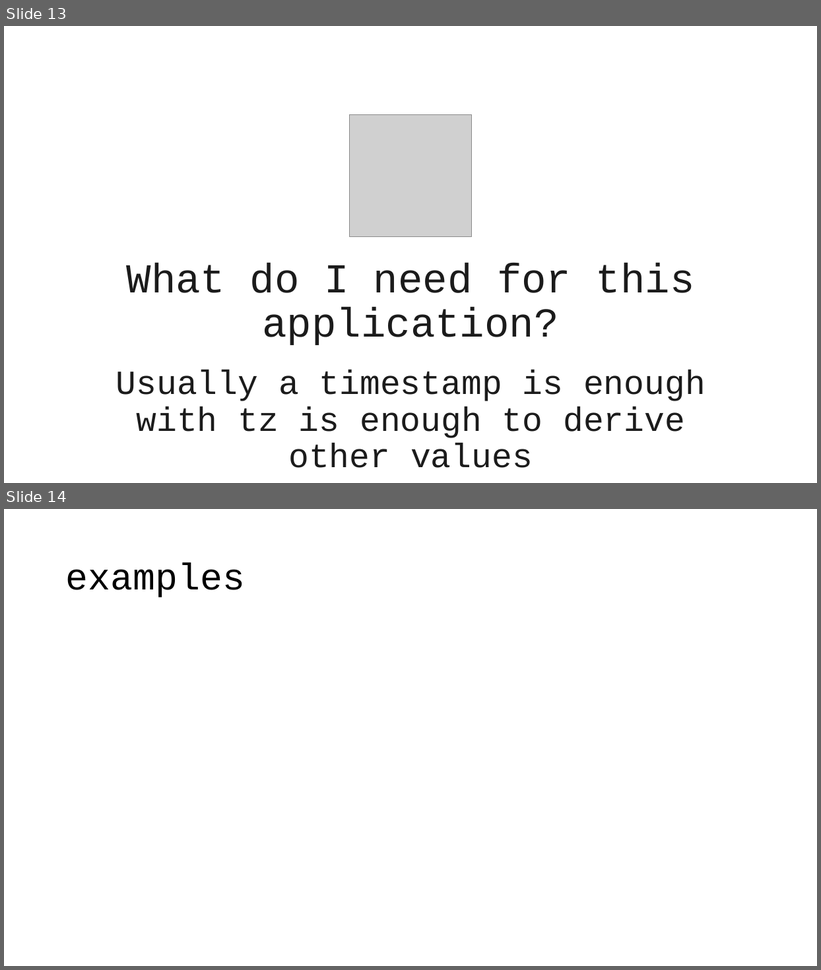
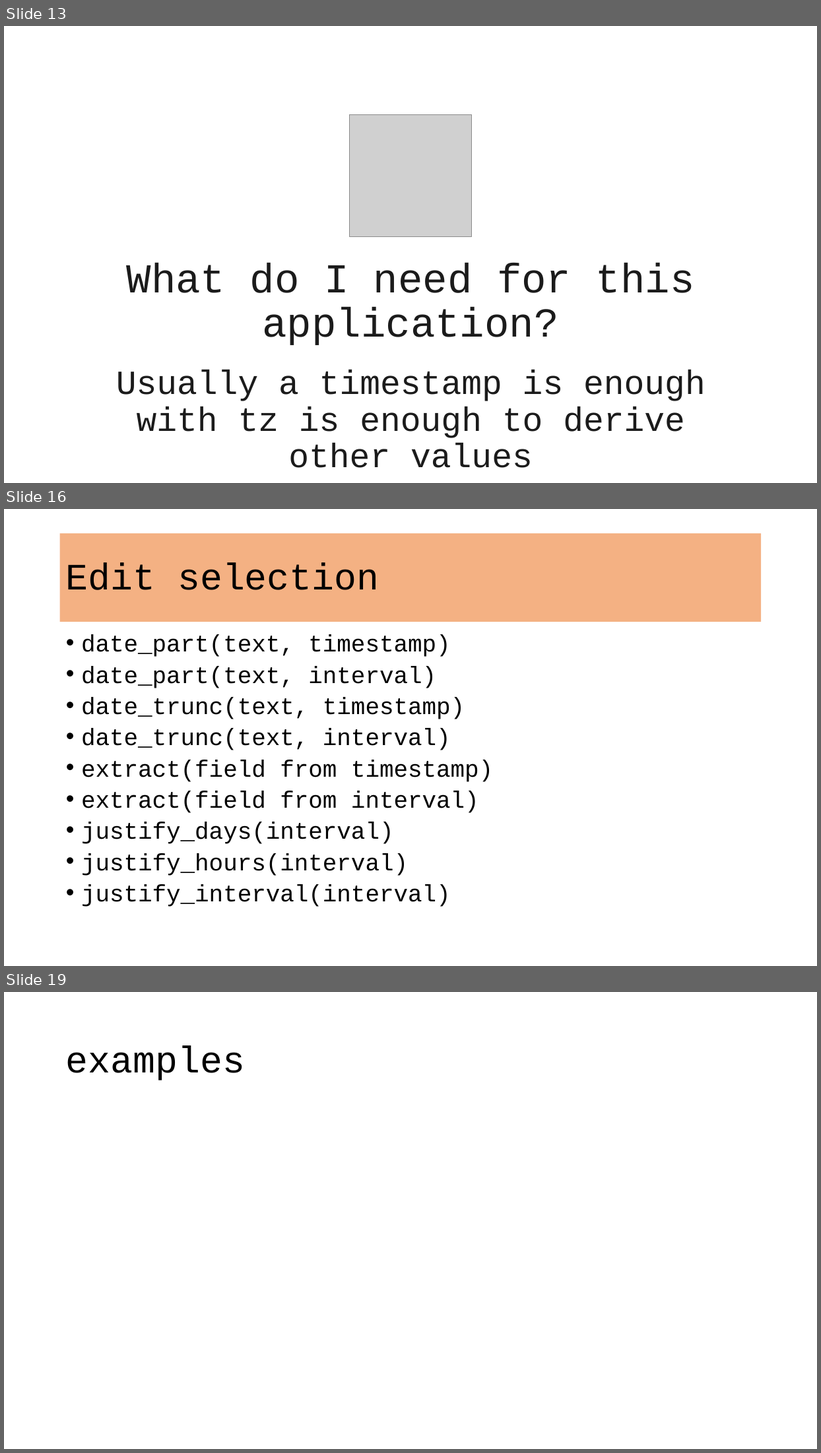
Before and after one commit to VadimAcosta/timestamps_and_intervals, a slide deck: times_and_dates.pptx. Shown one above the other, each under a label of ours: slides 13 and 14 before the commit, slides 13, 16 and 19 after it; the slides between them are not shown. The pictures are 821x970 and 821x1453 pixels, drawn with LibreOffice and Linux fonts; fonts in the diff are those of the drawing; grey boxes stand for pictures. Boxes give left, top, right and bottom in pixels: in the first picture for what was removed or moved away, otherwise in the second. Text is boxed around its words. In the diff, an @@ line names an element or a change of style, - is before the commit and + after.

```diff
--- a/times_and_dates.pptx
+++ b/times_and_dates.pptx
@@ slide 16 added at (x1=4, y1=509, x2=817, y2=966), background #FFFFFF @@
@@ title added at (x1=60, y1=533, x2=762, y2=622), fill #F4B183, 44 pt, text #000000 @@
+Edit selection
@@ text added at (x1=81, y1=635, x2=493, y2=907), 28 pt, text #000000 @@
+• date_part(text, timestamp)
+• date_part(text, interval)
+• date_trunc(text, timestamp)
+• date_trunc(text, interval)
+• extract(field from timestamp)
+• extract(field from interval)
+• justify_days(interval)
+• justify_hours(interval)
+• justify_interval(interval)
@@ what was slide 14 is now slide 19 @@
```
Also in this commit, not shown: 2 slides changed, 8 other slides added, 6 other files.
